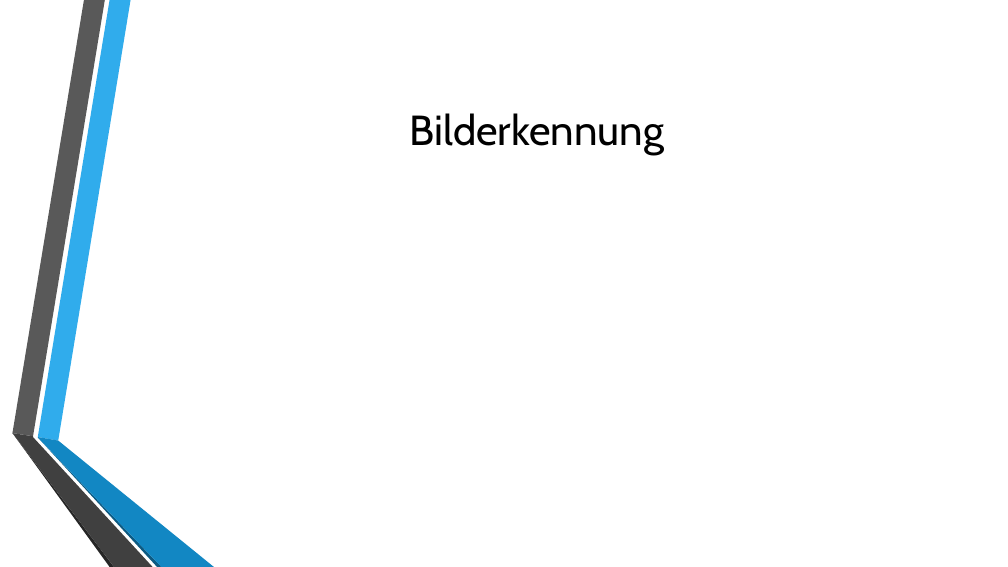
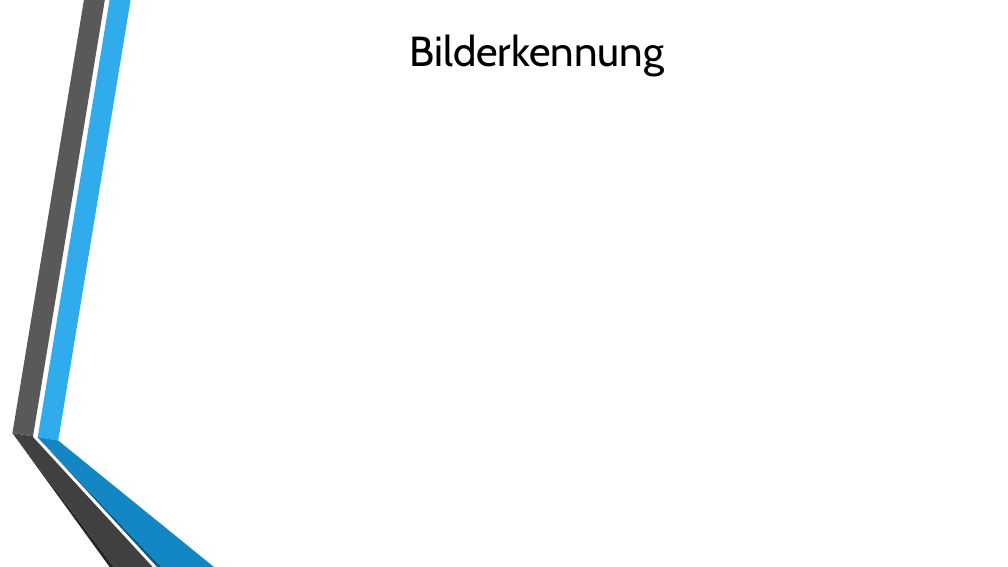
Before and after one commit to AlexFireBirds/CAS-Embedded-System-2018---Object-Tracking, a slide deck: slide 8 of 00_Dokumentation/Präsentation.pptx. Drawn at 1008x567 pixels with LibreOffice and Linux fonts; fonts in the diff are those of the drawing; background and template pictures are left out. Boxes give left, top, right and bottom in pixels: in the first picture for what was removed or moved away, otherwise in the second. Text is boxed around its words. In the diff, an @@ line names an element or a change of style, - is before the commit and + after.

```diff
--- a/00_Dokumentation/Präsentation.pptx
+++ b/00_Dokumentation/Präsentation.pptx
@@ title "Bilderkennung" moved from (x1=410, y1=113, x2=664, y2=155) to (x1=410, y1=34, x2=664, y2=76) @@
```
Also in this commit, not shown: 16 other slides changed, 1 other file.
